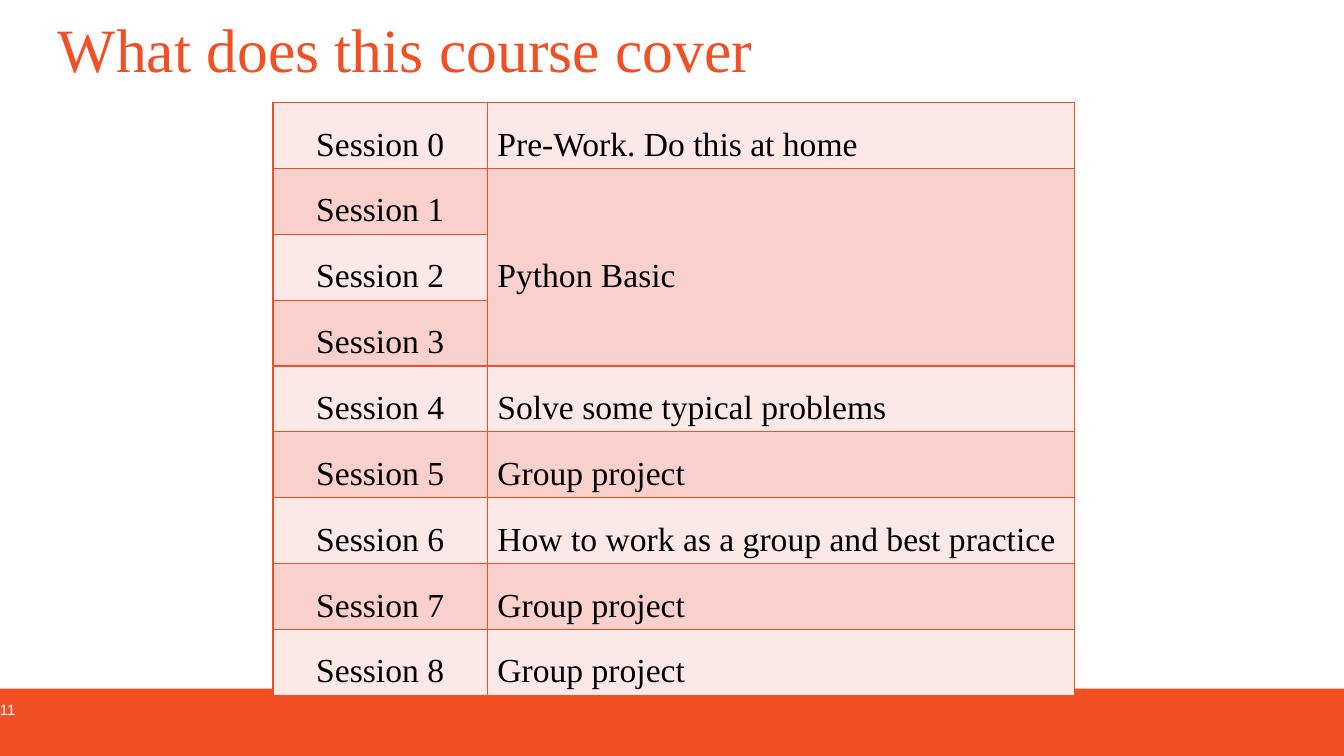
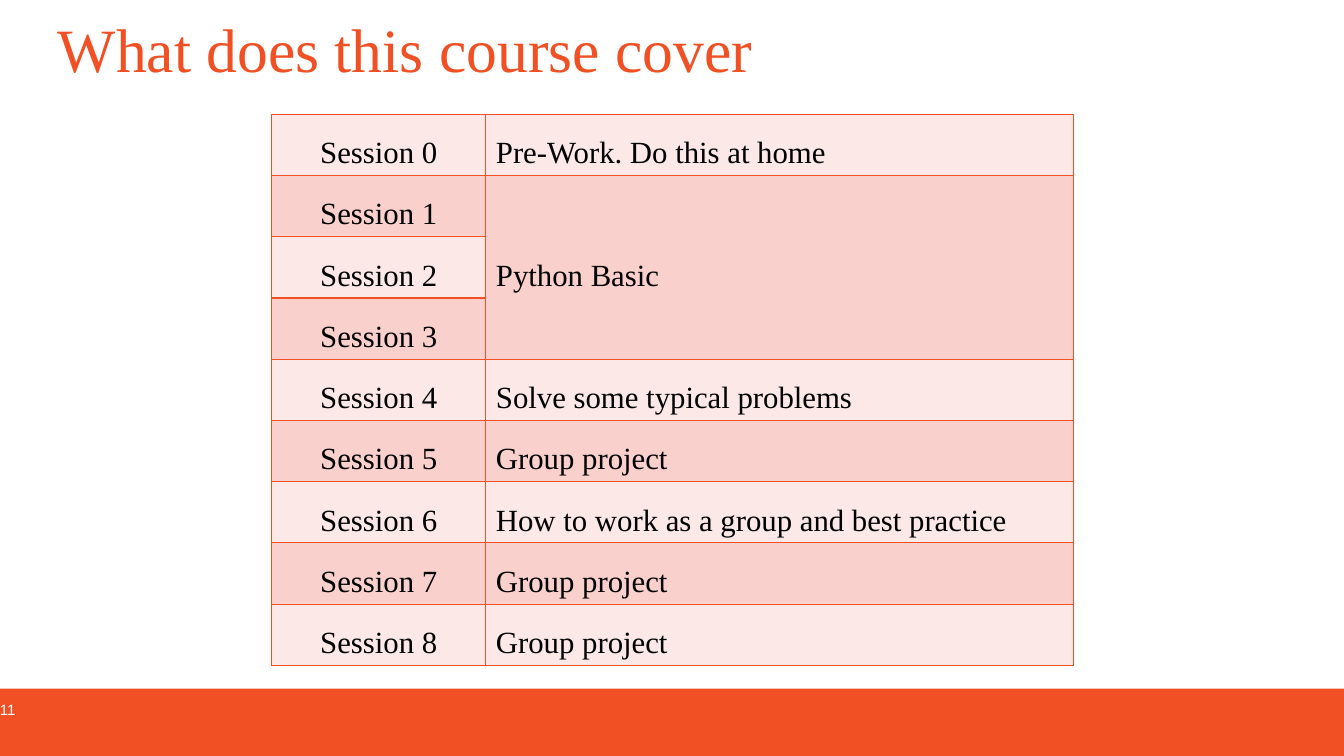
Before and after one commit to aldiamond/ArupPythonCourse, a slide deck: slide 11 of ArupPythonCourse-Introduction.pptx. Drawn at 1344x756 pixels with LibreOffice and Linux fonts; fonts in the diff are those of the drawing; background and template pictures are left out. Boxes give left, top, right and bottom in pixels: in the first picture for what was removed or moved away, otherwise in the second. Text is boxed around its words. In the diff, an @@ line names an element or a change of style, - is before the commit and + after.

```diff
--- a/ArupPythonCourse-Introduction.pptx
+++ b/ArupPythonCourse-Introduction.pptx
@@ table at [271,114,1074,663] @@
@@ size 24 to 22 pt @@
@@ table: place and size @@
-table at [273,103,1076,693]
+table at [271,114,1074,663]
```
Also in this commit, not shown: 2 slides added, 1 slide removed.
